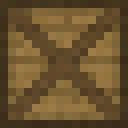
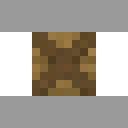
Two versions of the same layered image (128px x 128px). Layer-by-layer changes:
added layer "top" above "bottom" over (0, 0, 128, 32)
added layer "bottom" above "left" over (0, 96, 128, 128)
added layer "left" above "right" over (0, 0, 32, 128)
added layer "right" above "tr.png" over (96, 0, 128, 128)
